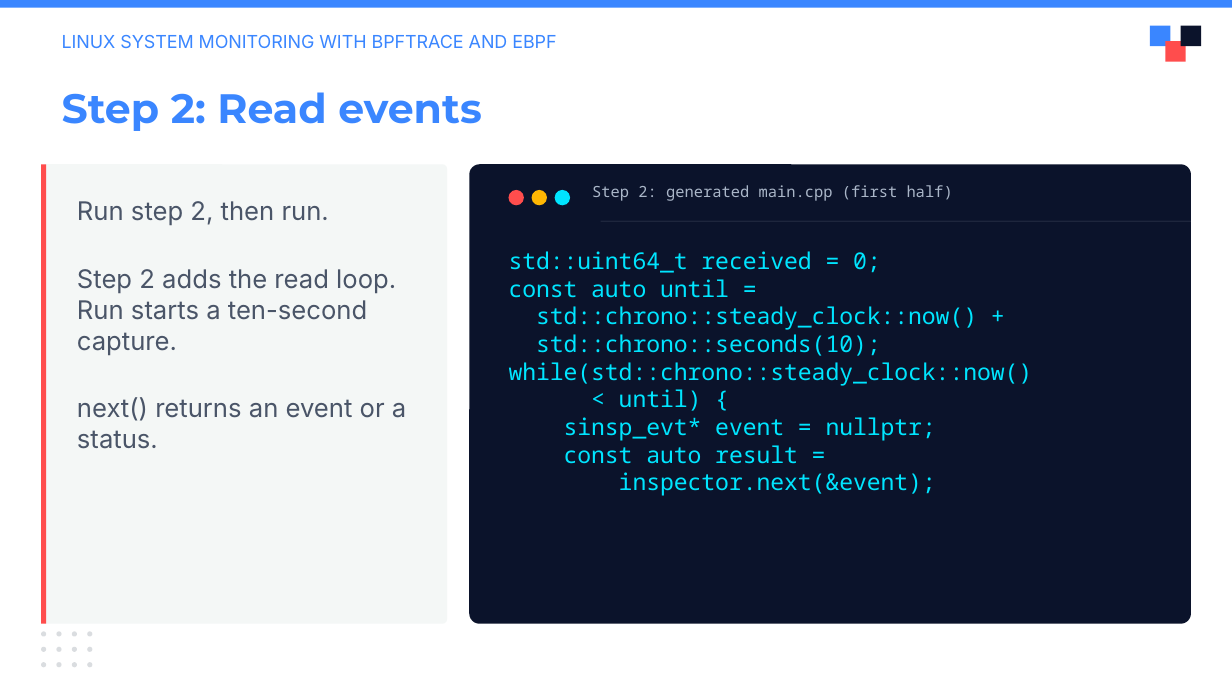
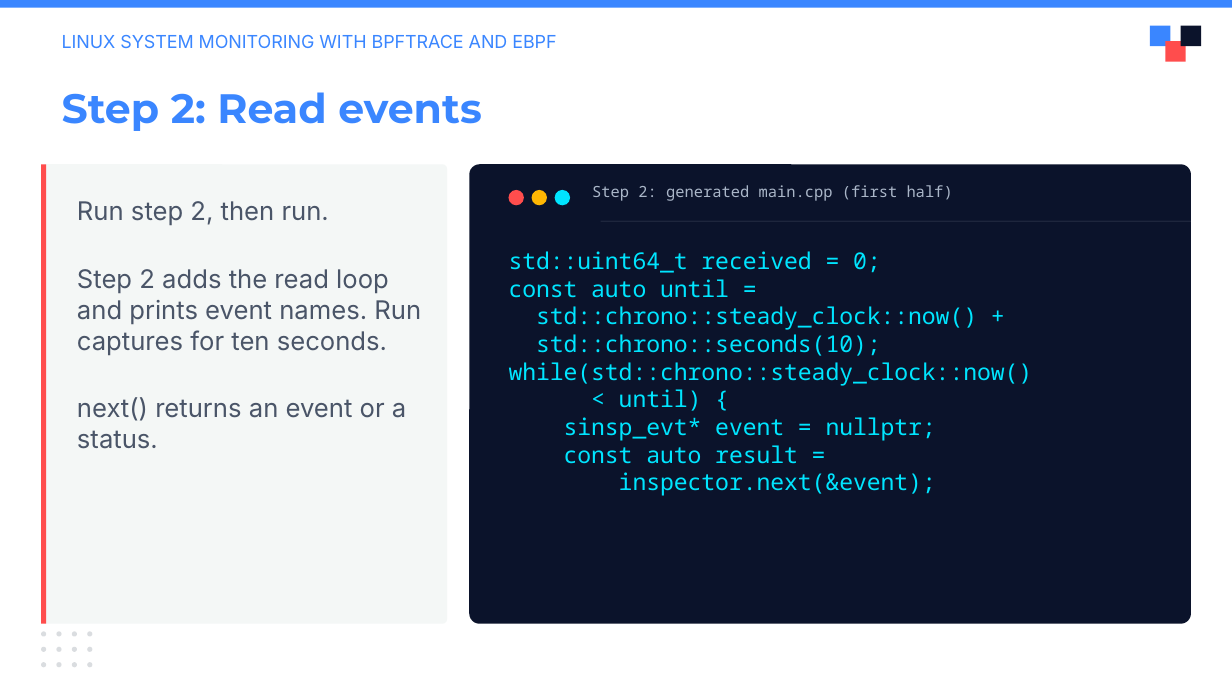
Before and after one commit to julianshalaby-perj/falco-libs-workshop, a slide deck: slide 9 of presentation/falco-libs-intro.pptx. Drawn at 1232x693 pixels with LibreOffice and Linux fonts; fonts in the diff are those of the drawing; background and template pictures are left out. Boxes give left, top, right and bottom in pixels: in the first picture for what was removed or moved away, otherwise in the second. Text is boxed around its words. In the diff, an @@ line names an element or a change of style, - is before the commit and + after.

Commit message:
Teach event printing before filtering in the workshop slides

```diff
--- a/presentation/falco-libs-intro.pptx
+++ b/presentation/falco-libs-intro.pptx
@@ text at [77,269,421,355]: text changed @@
-Step 2 adds the read loop. Run starts a ten-second capture.
+Step 2 adds the read loop and prints event names. Run captures for ten seconds.
```
Also in this commit, not shown: 5 other slides changed.
